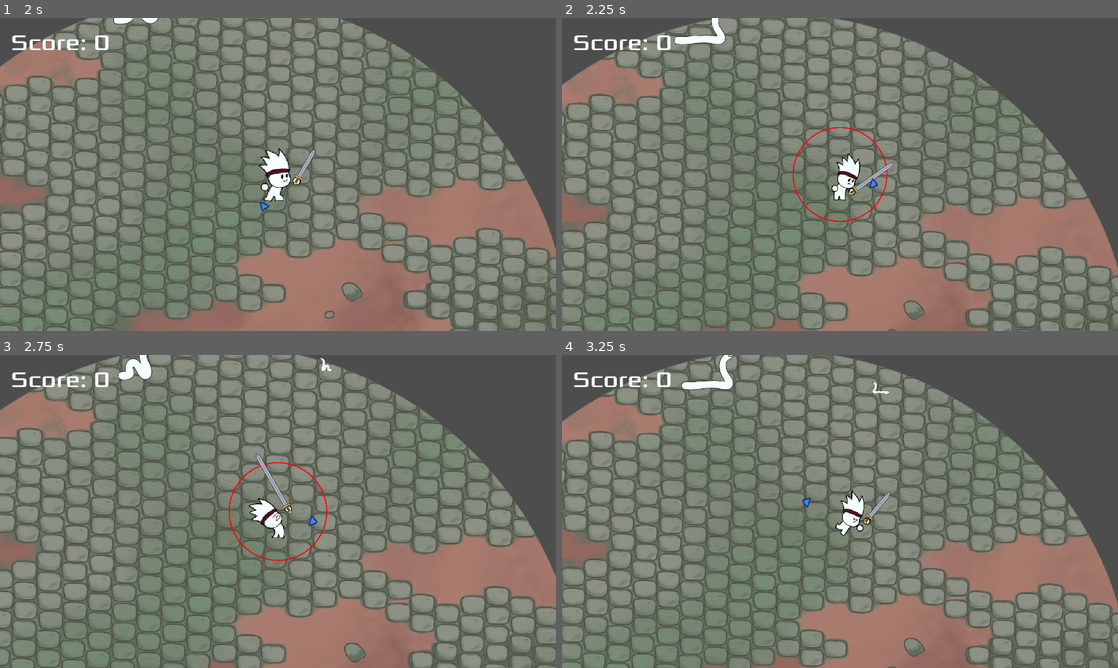
Above: before the commit, frames 1-4 (two rows, left to right).
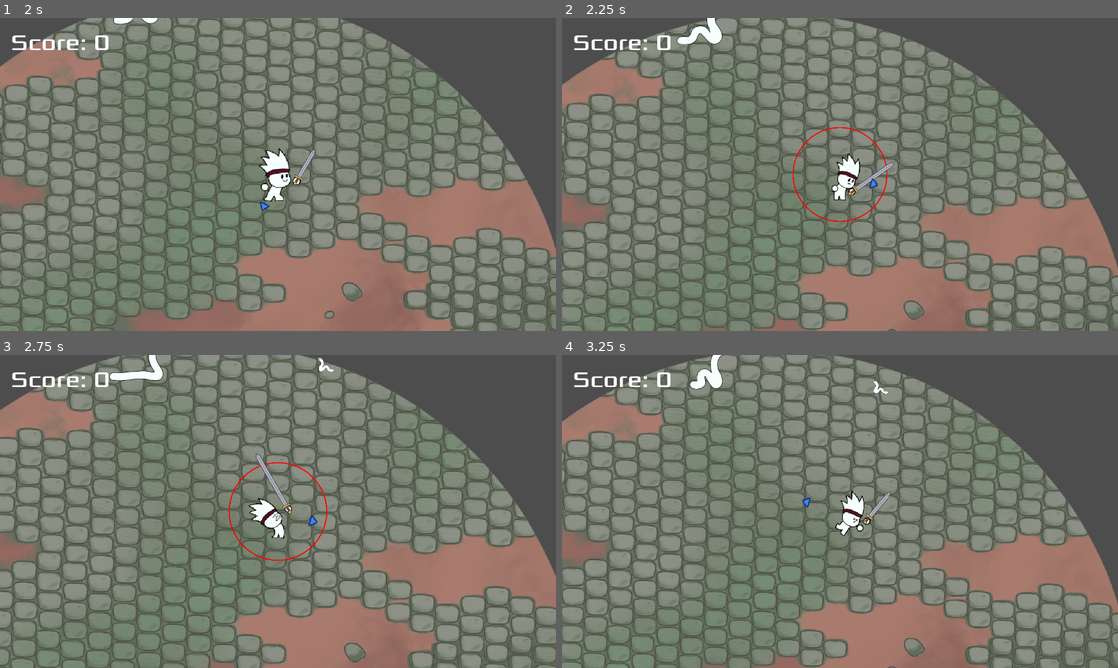
Above: after the commit, the same moments.

Repository: freddder/GMTK_Jam_2024
Game: Godot game, scene res://scenes/main_menu.tscn
Same seed, same stepped clock (60 frames per second), same inputs: the game is played once before the commit and once after it.
Inputs (mouse positions are in pixels of both pictures, inside the frame that each line leads up to):
- Up to frame 1 (2 s): click "Play" at 0.5 s; move the mouse to (250, 237) at 1.27 s; hold W (move_up) from 1.28 s (still down); hold Shift (dash) from 1.28 s (still down)
- Up to frame 2 (2.25 s): keep holding W (move_up); move the mouse to (1006, 221) at 2.02 s; release Shift (dash) at 2.03 s; tap Space (heavy_attack) at 2.1 s
- Up to frame 3 (2.75 s): keep holding W (move_up)
- Up to frame 4 (3.25 s): move the mouse to (673, 464) at 2.77 s; release W (move_up) at 2.78 s; hold A (move_left) from 2.78 s (still down); click (673, 464) at 2.85 s

Frame 1 is identical in both runs. In frame 2, 0.3% of the frame differs, in the area x 20-30%, y 0-9%; in frame 3, 0.5%; in frame 4, 0.5%, in the area x 21-59%, y 0-13%.

Commit message:
Made enemies walk in different speed and added death animation

Diff:
--- a/scenes/enemy.tscn
+++ b/scenes/enemy.tscn
@@ -85,7 +85,7 @@
 "duration": 1.0,
 "texture": SubResource("AtlasTexture_4fqql")
 }, {
-"duration": 1.0,
+"duration": 13.0,
 "texture": SubResource("AtlasTexture_l4tsy")
 }],
 "loop": false,
@@ -167,9 +167,27 @@
 "values": [Color(0.796875, 0.090271, 0.090271, 1), Color(1, 1, 1, 1)]
 }
 
+[sub_resource type="Animation" id="Animation_586gi"]
+resource_name = "death"
+length = 2.0
+step = 0.0
+tracks/0/type = "value"
+tracks/0/imported = false
+tracks/0/enabled = true
+tracks/0/path = NodePath(".:modulate")
+tracks/0/interp = 1
+tracks/0/loop_wrap = true
+tracks/0/keys = {
+"times": PackedFloat32Array(0, 2),
+"transitions": PackedFloat32Array(1, 1),
+"update": 0,
+"values": [Color(1, 1, 1, 1), Color(1, 1, 1, 0)]
+}
+
 [sub_resource type="AnimationLibrary" id="AnimationLibrary_j6q85"]
 _data = {
 "RESET": SubResource("Animation_jt48r"),
+"death": SubResource("Animation_586gi"),
 "hit_react": SubResource("Animation_j6tac")
 }
 
--- a/scripts/enemy.gd
+++ b/scripts/enemy.gd
@@ -23,6 +23,8 @@
 var should_damage_player := true
 var is_overlapping_with_player := false
 
+var is_dying := false
+
 var enemy_type_strings: Array = [
 	"worm"
 ]
@@ -36,7 +38,7 @@
 
 	# Randomize enemy sprite
 	type = enemy_type_strings[randi() % enemy_type_strings.size()]
-	$AnimatedSprite2D.play("%s_walk" % type)
+	$AnimatedSprite2D.play("%s_walk" % type, 1 / strength_scale)
 
 	Events.on_enemy_spawned.emit(self)
 
@@ -84,9 +86,14 @@
 
 
 func take_hit(damage: float, knockback_strength: float) -> void:
+	if is_dying: return
+
 	health -= damage
 	if health <= 0:
-		die(true)
+		# Make sure this animation matches AnimationPlayer death animation
+		$AnimatedSprite2D.play("%s_death" % type)
+		$AnimationPlayer.play("death")
+		is_dying = true
 	else:
 		pending_knockback_strength += knockback_strength / strength_scale
 		$AnimatedSprite2D.play("%s_take_hit" % type)
@@ -128,7 +135,7 @@
 
 
 func damage_player() -> void:
-	if not $AttackCooldownTimer.is_stopped():
+	if not $AttackCooldownTimer.is_stopped() or is_dying:
 		return
 
 	var knockback_force := global_position.direction_to(player.global_position) * get_knockback_strength()
@@ -144,9 +151,11 @@
 
 
 func should_move() -> bool:
-	return not Events.is_game_terminated
+	return not is_dying and not Events.is_game_terminated
 
 
 func _on_animation_finished():
 	if $AnimatedSprite2D.animation != "%s_death" % type:
-		$AnimatedSprite2D.play("%s_walk" % type)
+		$AnimatedSprite2D.play("%s_walk" % type, 1 / strength_scale)
+	else:
+		die(true)
Not shown: 1 places in scenes/enemy.tscn that only renumber resources
